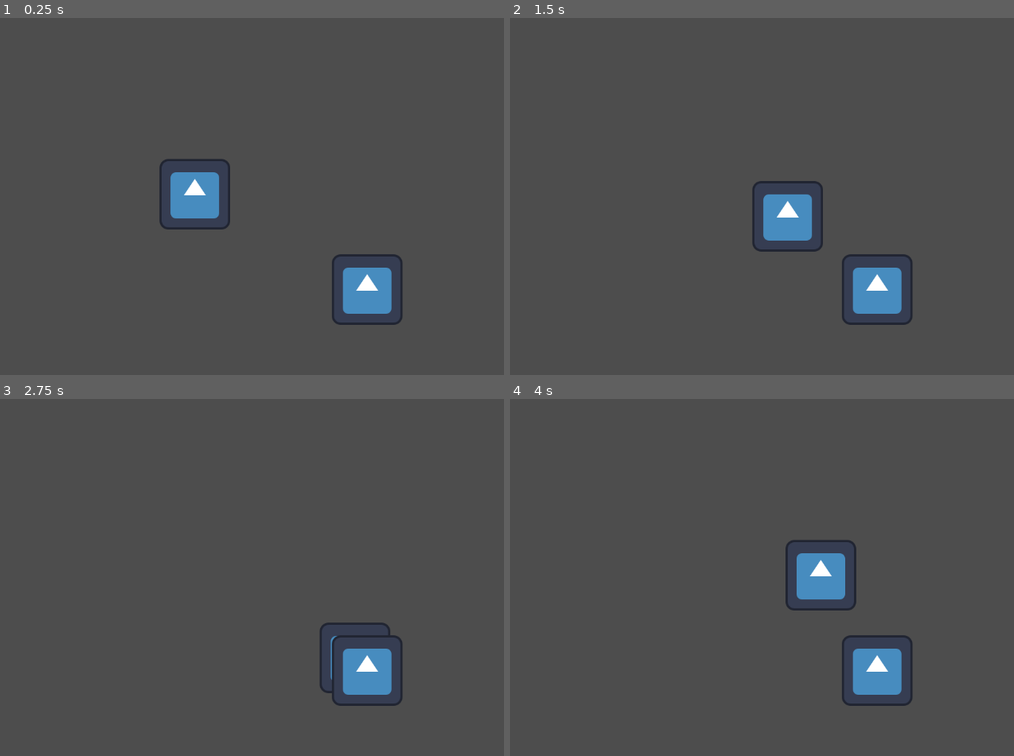
Above: before the commit, frames 1-4 (two rows, left to right).
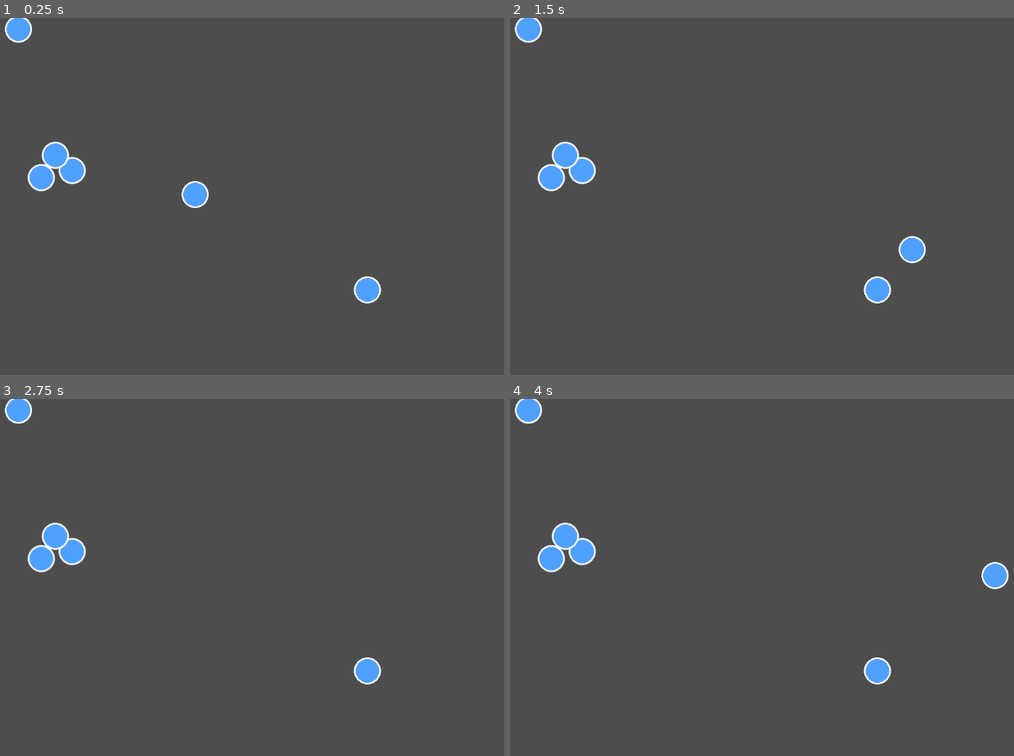
Above: after the commit, the same moments.

Repository: jadjoker/tdf
Game: Godot game, scene res://main.tscn
Same seed, same stepped clock (60 frames per second), same inputs: the game is played once before the commit and once after it. The engine's default icon, where the game draws it, is replaced by a stand-in: a white triangle on a blue panel in a dark square.
Inputs:
- Up to frame 1 (0.25 s): no input
- Up to frame 2 (1.5 s): tap Enter at 0.5 s; hold D (move_right) 0.53-1.28 s; hold S (move_down) from 1.28 s (still down)
- Up to frame 3 (2.75 s): release S (move_down) at 2.03 s; hold D (move_right) from 2.03 s (still down)
- Up to frame 4 (4 s): release D (move_right) at 2.78 s; hold W (move_up) 2.78-3.53 s; hold A (move_left) from 3.53 s (still down)

The runs differ from the first frame. In frame 1, 4.5% of the frame differs, in the area x 0-80%, y 0-86%; in frame 2, 4.8%; in frame 3, 3.1%; in frame 4, 4.8%, in the area x 0-99%, y 0-86%.

Commit message:
physics chanegd to match python prototype and exported variables to inspector

Diff:
--- a/scenes/FollowerUnit.tscn
+++ b/scenes/FollowerUnit.tscn
@@ -1,15 +1,19 @@
 [gd_scene load_steps=4 format=3 uid="uid://cyhxmwjpqq5at"]
 
 [ext_resource type="Script" uid="uid://c1n4pkhgao6jo" path="res://scripts/followerunit.gd" id="1_5vtvk"]
-[ext_resource type="Texture2D" uid="uid://cjjh4h4ta0t5" path="res://icon.svg" id="1_sppyp"]
+[ext_resource type="Texture2D" uid="uid://c2l0hwuo7sw8f" path="res://assets/follower_circle_placeholder.png" id="2_5vtvk"]
 
 [sub_resource type="CircleShape2D" id="CircleShape2D_5vtvk"]
 
 [node name="FollowerUnit" type="Area2D"]
+collision_layer = 2
 script = ExtResource("1_5vtvk")
+max_speed = 1500.0
+radius = 20.0
 
 [node name="Sprite2D" type="Sprite2D" parent="."]
-texture = ExtResource("1_sppyp")
+texture = ExtResource("2_5vtvk")
 
 [node name="CollisionShape2D" type="CollisionShape2D" parent="."]
+scale = Vector2(2.29893, 2.29893)
 shape = SubResource("CircleShape2D_5vtvk")
--- a/scenes/Phase1.tscn
+++ b/scenes/Phase1.tscn
@@ -1,9 +1,11 @@
-[gd_scene load_steps=3 format=3 uid="uid://b6ac3dvtsqkhi"]
+[gd_scene load_steps=4 format=3 uid="uid://b6ac3dvtsqkhi"]
 
 [ext_resource type="PackedScene" uid="uid://c1tv7sh701vhc" path="res://scenes/Player.tscn" id="1_0dg7t"]
+[ext_resource type="Script" uid="uid://crl7vtpg0o0qf" path="res://scripts/phase_1.gd" id="1_wwqg3"]
 [ext_resource type="PackedScene" uid="uid://cyhxmwjpqq5at" path="res://scenes/FollowerUnit.tscn" id="2_4fcp5"]
 
 [node name="Phase1" type="Node2D"]
+script = ExtResource("1_wwqg3")
 
 [node name="Player" parent="." instance=ExtResource("1_0dg7t")]
 position = Vector2(585, 320)
--- a/scenes/Player.tscn
+++ b/scenes/Player.tscn
@@ -1,15 +1,17 @@
 [gd_scene load_steps=4 format=3 uid="uid://c1tv7sh701vhc"]
 
 [ext_resource type="Script" uid="uid://dsghd4f6rkhjo" path="res://scripts/player.gd" id="1_p0vlq"]
-[ext_resource type="Texture2D" uid="uid://cjjh4h4ta0t5" path="res://icon.svg" id="2_v6fml"]
+[ext_resource type="Texture2D" uid="uid://c2l0hwuo7sw8f" path="res://assets/follower_circle_placeholder.png" id="2_v6fml"]
 
 [sub_resource type="CircleShape2D" id="CircleShape2D_5q5h1"]
 
 [node name="Player" type="CharacterBody2D" groups=["player"]]
 script = ExtResource("1_p0vlq")
+move_speed = 500.0
 
 [node name="Sprite2D" type="Sprite2D" parent="."]
 texture = ExtResource("2_v6fml")
 
 [node name="CollisionShape2D" type="CollisionShape2D" parent="."]
+scale = Vector2(2.37677, 2.37677)
 shape = SubResource("CircleShape2D_5q5h1")
--- a/scripts/followerunit.gd
+++ b/scripts/followerunit.gd
@@ -1,37 +1,33 @@
 extends Area2D
 
-@export var follow_speed: float = 150.0
-@export var follow_distance: float = 24.0
+@export var strength: float = 1500.0      # how strongly this unit is pulled toward the player
+@export var max_speed: float = 1800.0     # speed cap
+@export var radius: float = 14.0          # used for soft collision spacing in Phase1
+
+var vel: Vector2 = Vector2.ZERO
 
 var is_collected: bool = false
 var target: Node2D = null
 
 
 func _ready() -> void:
+	# Detect when the player overlaps this unit
 	body_entered.connect(_on_body_entered)
 
 
 func _on_body_entered(body: Node) -> void:
-	# If already collected, ignore further collisions
 	if is_collected:
 		return
 
-	# Only respond to the player
+	# Only react to the player
 	if body.is_in_group("player"):
 		is_collected = true
 		target = body
-		# Optional: visually show it's collected (e.g. scale or modulate)
+
+		# Visual feedback
 		if has_node("Sprite2D"):
-			$Sprite2D.modulate = Color(0.5, 1.0, 0.5)  # light green tint
+			$Sprite2D.modulate = Color(0.5, 1.0, 0.5)
 
-
-func _process(delta: float) -> void:
-	if not is_collected or target == null:
-		return
-
-	var desired_pos: Vector2 = target.global_position
-	var distance: float = global_position.distance_to(desired_pos)
-
-	if distance > follow_distance:
-		var dir: Vector2 = global_position.direction_to(desired_pos)
-		global_position += dir * follow_speed * delta
+		# Mark this unit as part of the swarm so Phase1 can move it
+		add_to_group("swarm_unit")
+		print("Follower collected:", name)
--- /dev/null
+++ b/scripts/phase_1.gd
@@ -0,0 +1,110 @@
+extends Node2D
+
+@export var follower_count: int = 10
+@export var spawn_area_size: Vector2 = Vector2(800, 600)
+
+@export var friction: float = 0.90          # 0–1; lower = more slide, higher = more damped
+@export var collision_push: float = 1.5     # how strongly units push apart when overlapping
+
+var follower_scene: PackedScene = preload("res://scenes/FollowerUnit.tscn")
+
+var collected_count: int = 0
+
+@onready var player: Node2D = $Player   # adjust this path if your Player node is elsewhere
+
+
+func _ready() -> void:
+	randomize()
+	spawn_followers()
+
+
+func spawn_followers() -> void:
+	for i in range(follower_count):
+		var follower: Node2D = follower_scene.instantiate()
+		add_child(follower)
+
+		# Random position within a box centered on Phase1
+		var offset := Vector2(
+			randf_range(-spawn_area_size.x * 0.5, spawn_area_size.x * 0.5),
+			randf_range(-spawn_area_size.y * 0.5, spawn_area_size.y * 0.5)
+		)
+		follower.global_position = global_position + offset
+
+
+func _physics_process(delta: float) -> void:
+	if player == null:
+		return
+
+	var swarm_units: Array = get_tree().get_nodes_in_group("swarm_unit")
+	if swarm_units.is_empty():
+		return
+
+	var target_pos: Vector2 = player.global_position
+
+	# 1) Attraction + velocity integration (soft swarm movement)
+	for u in swarm_units:
+		var pos: Vector2 = u.global_position
+		var to_target: Vector2 = target_pos - pos
+		var dist: float = to_target.length()
+
+		if dist > 0.01:
+			var dir: Vector2 = to_target / dist
+			u.vel += dir * u.strength * delta
+
+		# Apply friction
+		u.vel *= friction
+
+		# Limit speed
+		if u.vel.length() > u.max_speed:
+			u.vel = u.vel.normalized() * u.max_speed
+
+		# Move
+		pos += u.vel * delta
+		u.global_position = pos
+
+	# 2) Soft collision resolution (spread the blob out)
+	resolve_collisions(swarm_units)
+
+	# 3) Update count (for debugging / future UI)
+	var new_count: int = swarm_units.size()
+	if new_count != collected_count:
+		collected_count = new_count
+		print("Collected units:", collected_count)
+
+
+func resolve_collisions(particles: Array) -> void:
+	var n: int = particles.size()
+	for i in range(n):
+		for j in range(i + 1, n):
+			var a = particles[i]
+			var b = particles[j]
+
+			var pa: Vector2 = a.global_position
+			var pb: Vector2 = b.global_position
+
+			var dx: float = pb.x - pa.x
+			var dy: float = pb.y - pa.y
+			var dist_sq: float = dx * dx + dy * dy
+
+			var min_dist: float = a.radius + b.radius
+
+			if dist_sq == 0.0:
+				# Prevent NaNs by giving a tiny random offset
+				dx = randf_range(-0.01, 0.01)
+				dy = randf_range(-0.01, 0.01)
+				dist_sq = dx * dx + dy * dy
+
+			if dist_sq < min_dist * min_dist:
+				var dist: float = sqrt(dist_sq)
+				var nx: float = dx / dist
+				var ny: float = dy / dist
+				var overlap: float = (min_dist - dist) * collision_push
+
+				# Push each unit half the overlap apart
+				pa.x -= nx * (overlap * 0.5)
+				pa.y -= ny * (overlap * 0.5)
+				pb.x += nx * (overlap * 0.5)
+				pb.y += ny * (overlap * 0.5)
+
+				a.global_position = pa
+				b.global_position = pb
Binary file added: assets/follower_circle_placeholder.png
Not shown, added: assets/follower_circle_placeholder.png.import
Not shown, added: scripts/phase_1.gd.uid
